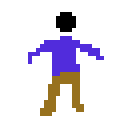
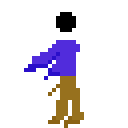
Layers edited between the first and the second w=128, h=128 image:
added layer "player_hang_jump_right" above "player_hang_jump_left" over [24, 36, 84, 128]
hid "player_idle" over [28, 36, 104, 116]
